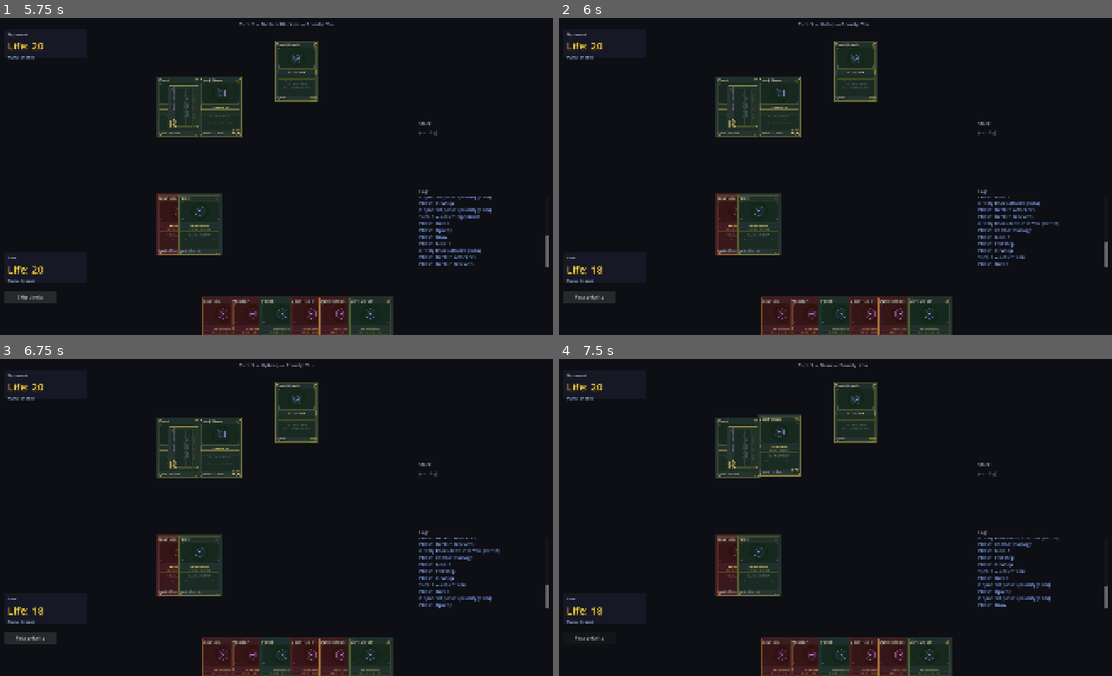
Above: before the commit, frames 1-4 (two rows, left to right).
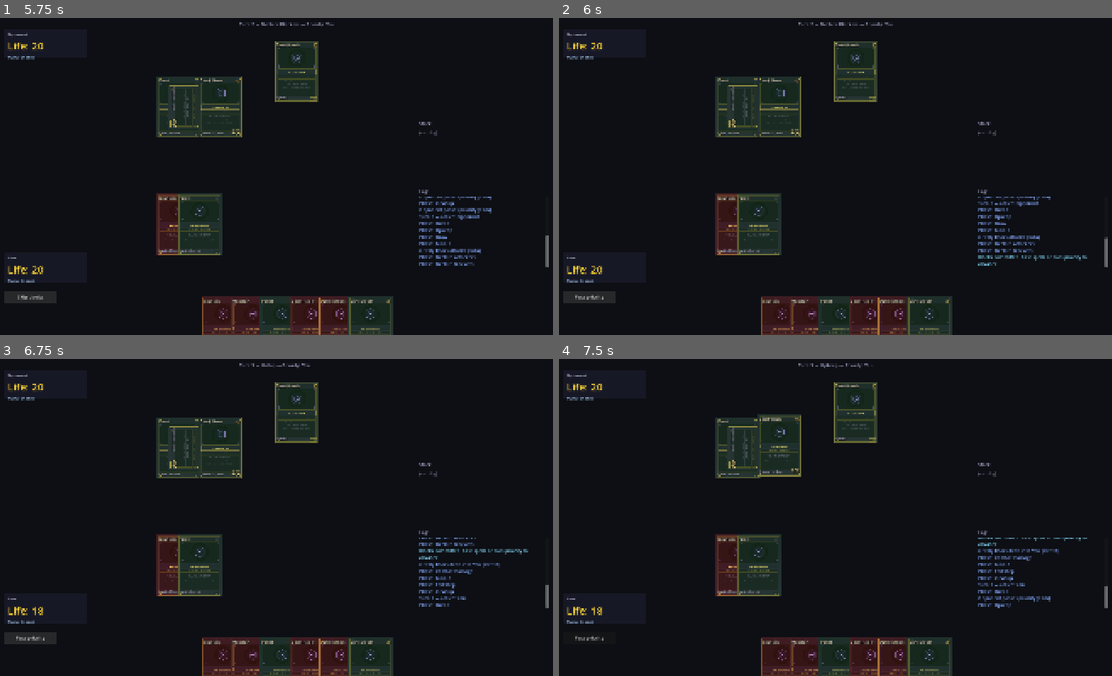
Above: after the commit, the same moments.

Repository: VoeJozzo/Magiclike
Game: Godot game, scene res://scenes/game/game_board.tscn
Two runs of this game, one before a commit and one after it. Both use one fixed random seed, a clock stepped at 60 frames per second and the inputs below.
Inputs (mouse positions are in pixels of both pictures, inside the frame that each line leads up to):
- Up to frame 1 (5.75 s): click "Move to combat" at 0.5 s; click "Skip attack" at 1.25 s; click "Continue" at 2 s; click "Continue" at 2.75 s; click "End turn" at 3.5 s; click "Pass priority" at 4.25 s; click "Pass priority" at 5 s
- Up to frame 2 (6 s): click "Skip blocks" at 5.75 s
- Up to frame 3 (6.75 s): click "Pass priority" at 6.5 s
- Up to frame 4 (7.5 s): tap Enter at 7.25 s; drag from (735, 447) to (890, 447) at 7.27 s

Frame 1 is identical in both runs. In frame 2, 1.0% of the frame differs, in the area x 5-100%, y 1-81%; in frame 3, 0.7%; in frame 4, 0.7%.

Commit message:
Phase 3: tap-land during opp's turn, atomic block commit, cost format
Three issues from manual play-through, all UI/UX layer:

1. Couldn't tap lands during opp's COMBAT_BLOCK. Click-on-your-battlefield
   handler had a `return` after the "select as blocker" branch that fired
   even when the click wasn't on a valid blocker (e.g., on a Forest you
   wanted to tap for mana). Fix: only return inside the inner if; non-
   blocker clicks fall through to the default activate-ability path.

2. Cost displayed as "1G" in error logs. game_board's _fmt_cost was the
   stale `%d%s` numeric format (we'd already fixed this in mana_pool.gd
   and add_mana.gd but missed this duplicate). Now uses MTG-standard
   letter-repeat ("G" for one G, "1G" only when actually 1 generic + 1G).

3. Block declaration was not atomic. Player could declare a block, then
   cast Giant Growth, then declare another block — interleaving spells
   with declarations. Per MTG rule 509.1a, blockers are declared as a
   single turn-based action BEFORE priority opens. Without this structure,
   the attacker (Phase 5+ AI) couldn't reliably react to a complete block
   declaration. Fix: added a UI-side _blocks_committed flag with a two-
   stage action button. First press of "Confirm blocks" / "Skip blocks"
   commits the declaration without passing priority; second press passes
   priority. Spell casting is gated on _blocks_committed during defender's
   COMBAT_BLOCK. Flag auto-resets when leaving that phase/role.

All three smoke tests still pass.

Co-Authored-By: Claude Opus 4.7 (1M context) <noreply@anthropic.com>

Diff:
--- a/scenes/game/game_board.gd
+++ b/scenes/game/game_board.gd
@@ -53,6 +53,16 @@
 # creatures to be a blocker; we're waiting for them to click an attacker to
 # block. Cleared after the block declares (or via the cancel button).
 var _pending_block_blocker_iid: int = -1
+
+# Atomic-block-commit flag for defender's COMBAT_BLOCK. In real MTG, all
+# blocks are declared as a single turn-based action before priority opens for
+# response casting. To preserve that structure, we make the player explicitly
+# "Confirm blocks" before allowing them to cast Giant Growth or other instants
+# during defender's combat. This way the attacker (in Phase 5+ when AI exists)
+# reacts to a fully-known set of blocks.
+# Only relevant when active_player == "opp" and phase == COMBAT_BLOCK; reset
+# automatically when leaving that state.
+var _blocks_committed: bool = false
 
 # Number of engine-log lines we've already piped to the UI log. Tracked here
 # (rather than relying on a log_appended signal that EngineState's RefCounted
@@ -271,6 +281,11 @@
 
 func _refresh_ui() -> void:
 	var s: EngineState = RulesEngine.state()
+	# Reset block-commit flag when no longer in defender's COMBAT_BLOCK
+	# (e.g., advanced to COMBAT_DAMAGE, started a new turn, etc.).
+	if s.phase_machine.current != PhaseMachine.Phase.COMBAT_BLOCK \
+			or s.active_player_key != "opp":
+		_blocks_committed = false
 	# Player panels
 	_you_panel.update_from_player(s.you)
 	_opp_panel.update_from_player(s.opp)
@@ -305,10 +320,16 @@
 	if not s.stack.is_empty():
 		_action_button.text = "Resolve"
 		return
-	# Defending player's COMBAT_BLOCK (we are defender = you, active = opp):
-	# label changes based on whether we've declared any blockers.
+	# Defending player's COMBAT_BLOCK (we are defender = you, active = opp).
+	# Two-stage button:
+	#   - Pre-commit: "Confirm blocks" (or "Skip blocks" if none declared) —
+	#     locks in the block declaration so the cast window can open.
+	#   - Post-commit: "Pass priority" — actually passes priority and advances.
 	if s.phase_machine.current == PhaseMachine.Phase.COMBAT_BLOCK and s.active_player_key == "opp":
-		_action_button.text = "Confirm blocks" if not s.blockers.is_empty() else "Skip blocks"
+		if not _blocks_committed:
+			_action_button.text = "Confirm blocks" if not s.blockers.is_empty() else "Skip blocks"
+		else:
+			_action_button.text = "Pass priority"
 		return
 	match s.phase_machine.current:
 		PhaseMachine.Phase.MAIN1:
@@ -443,16 +464,20 @@
 
 	# Defending player's COMBAT_BLOCK: clicking your creature picks it as a
 	# pending blocker; the next click on an opp attacker finalizes the block.
+	# Only return if the click was actually consumed by block-selection logic;
+	# otherwise fall through (e.g., clicking a Land should still tap for mana).
 	if phase == PhaseMachine.Phase.COMBAT_BLOCK and s.active_player_key == "opp":
 		var found = s.find_instance(iid)
 		if found != null and found.card != null \
 				and found.card.template is CreatureResource \
 				and not found.card.tapped \
-				and not s.blockers.has(iid):
+				and not s.blockers.has(iid) \
+				and not _blocks_committed:
 			_pending_block_blocker_iid = iid
 			_log_local("[color=#ffd866]Selected %s as blocker — click an attacker.[/color]" % found.card.name())
 			_refresh_ui()  # update button label
-		return
+			return
+		# Fall through: click on land (tap for mana), or any non-blocker click
 
 	# Active player's COMBAT_ATTACK: click your creature to declare attacker.
 	if phase == PhaseMachine.Phase.COMBAT_ATTACK and s.active_player_key == "you":
@@ -547,6 +572,15 @@
 			_log_local("[color=#ff8888]Can't play %s right now[/color]" % card.name())
 		return
 
+	# Defender's COMBAT_BLOCK: must commit blocks before casting spells, so
+	# attacker reacts to a fully-known set of blocks (Phase 5+). For Phase 3
+	# this is a structural rule with no functional impact (no opp combat AI).
+	if s.phase_machine.current == PhaseMachine.Phase.COMBAT_BLOCK \
+			and s.active_player_key == "opp" \
+			and not _blocks_committed:
+		_log_local("[color=#ffd866]Confirm blocks before casting spells.[/color]")
+		return
+
 	# Spells (instant/sorcery/creature): pay mana, push to stack.
 	var ctrl: Player = found.controller
 	if not ctrl.mana.can_pay(card.template.mana_cost):
@@ -588,6 +622,17 @@
 	if _pending_block_blocker_iid != -1:
 		_pending_block_blocker_iid = -1
 		_log_local("[color=#888]Cancelled block selection[/color]")
+		_refresh_ui()
+		return
+	# Defender's COMBAT_BLOCK: first press commits blocks (no priority pass yet),
+	# second press passes priority. This preserves the MTG structure where
+	# blocks are declared atomically before the cast window opens.
+	var s: EngineState = RulesEngine.state()
+	if s.phase_machine.current == PhaseMachine.Phase.COMBAT_BLOCK \
+			and s.active_player_key == "opp" \
+			and not _blocks_committed:
+		_blocks_committed = true
+		_log_local("[color=#88ddff]Blocks committed. Cast spells or pass priority to advance.[/color]")
 		_refresh_ui()
 		return
 	RulesEngine.execute_action(Action.make_pass_priority())
@@ -629,11 +674,16 @@
 	_log_display.append_text(line + "\n")
 
 
+# MTG mana notation: colored mana repeats letters ("RR" = 2 reds), generic
+# uses a leading number ("1R" = 1 generic + 1 red, NEVER "one red").
+# See engine/mana_pool.gd to_string_short for the canonical implementation.
 func _fmt_cost(cost: Dictionary) -> String:
-	var parts: Array[String] = []
-	for color in ["W", "U", "B", "R", "G", "C"]:
-		if cost.get(color, 0) > 0:
-			parts.append("%d%s" % [cost[color], color])
-	if parts.size() == 0:
+	if cost.is_empty():
 		return "(free)"
-	return ", ".join(parts)
+	var s := ""
+	if cost.get("C", 0) > 0:
+		s += str(cost["C"])
+	for color in ["W", "U", "B", "R", "G"]:
+		for i in range(cost.get(color, 0)):
+			s += color
+	return s if s != "" else "(free)"
